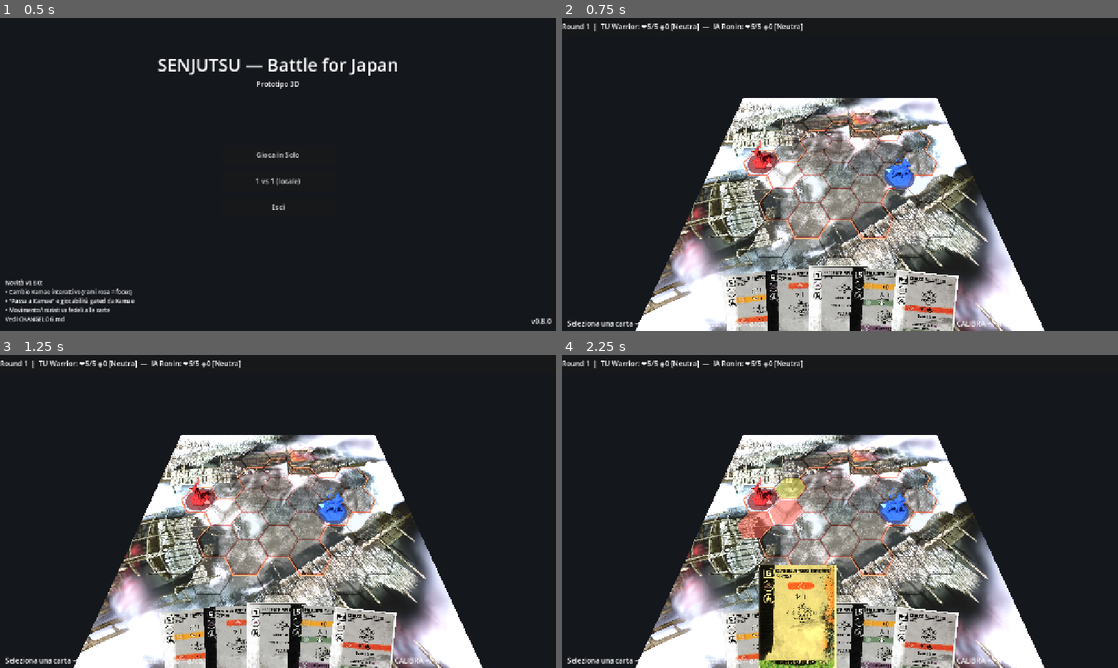
Above: before the commit, frames 1-4 (two rows, left to right).
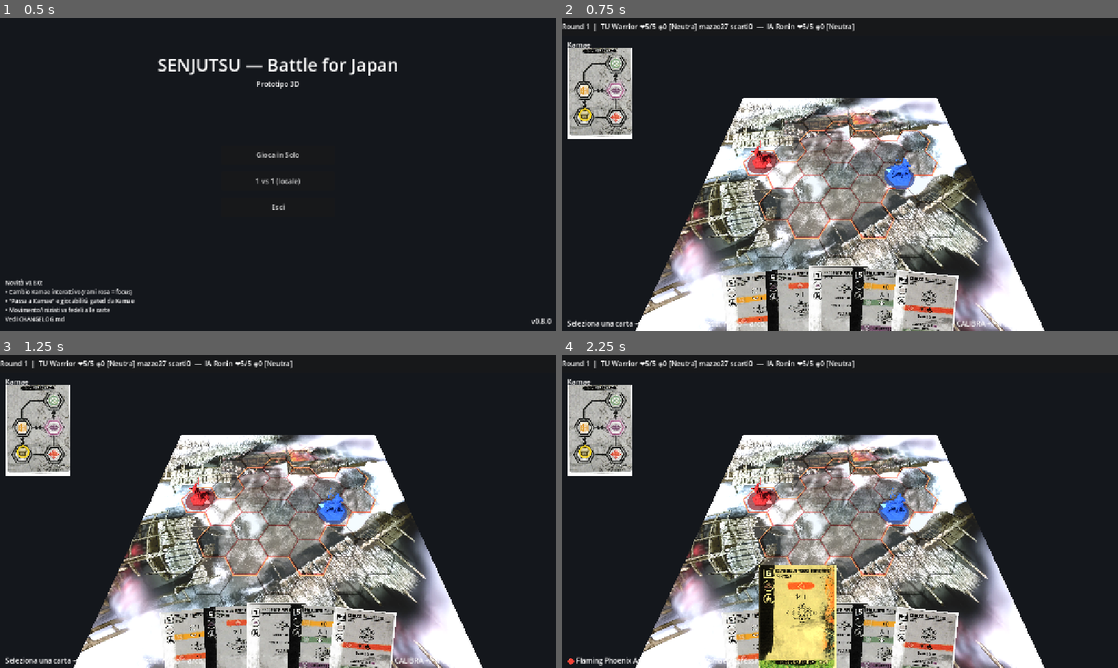
Above: after the commit, the same moments.

Repository: Tannoiser2/Sunjuntsu
Game: Godot game, scene res://scenes/Menu.tscn
Two runs of this game, one before a commit and one after it. Both use one fixed random seed, a clock stepped at 60 frames per second and the inputs below.
Inputs (mouse positions are in pixels of both pictures, inside the frame that each line leads up to):
- Up to frame 1 (0.5 s): no input
- Up to frame 2 (0.75 s): click "1 vs 1 (locale)" at 0.5 s
- Up to frame 3 (1.25 s): no input
- Up to frame 4 (2.25 s): tap Enter at 1.25 s; drag from (756, 652) to (895, 442) at 1.27 s; tap Space at 2 s; drag from (795, 649) to (812, 574) at 2.02 s

Frame 1 is identical in both runs. In frame 2, 3.6% of the frame differs, in the area x 1-53%, y 1-39%; in frame 3, 3.6%; in frame 4, 4.9%, in the area x 1-80%, y 1-100%.

Commit message:
Fix sequenza + carta Kamae con segnalino + feedback gating
- Evidenziazione a due fasi: prima il MOVIMENTO (giallo) della carta, poi i
  BERSAGLI d'attacco (rosso); SPAZIO = non muovere
- Carta Kamae del personaggio mostrata nell'HUD con segnalino (anello) sulla
  posizione attuale (alberi #052/#022 con posizioni nodi)
- Fix desync mano: una carta non giocabile (gated dalla Kamae) non sparisce piu'
  e mostra il motivo (richiede Kamae X)
- Stato HUD: conteggi mazzo/scarti (pesca/scarto visibili)

Verificato headless: nessun errore; scarto/pesca confermati nel ciclo del turno.

Co-Authored-By: Claude Opus 4.8 <noreply@anthropic.com>
Claude-Session: https://claude.ai/code/session_01Pn2piErvac8EuvNU8t5qNM

Diff:
--- a/godot/data/cards/kamae_trees.json
+++ b/godot/data/cards/kamae_trees.json
@@ -1,8 +1,16 @@
 {
-  "note": "Alberi Kamae trascritti (best-effort) dalle carte …(72 unchanged characters)… tral + focus (loto, ramo rosa = +1 focus quando attraversato). 'start' = posizione iniziale dell'anello. Adiacenze per 'Cambia Kamae fino a X'. DA VERIFICARE sul gioco fisico.",
+  "note": "Alberi Kamae trascritti (best-effort) dalle carte …(72 unchanged characters)… tral + focus (loto, ramo rosa = +1 focus). 'start' = posizione iniziale dell'anello. 'card' = immagine dell'albero; 'nodes' = posizione normalizzata (0-1) di ogni nodo sull'immagine, per il segnalino. DA VERIFICARE sul gioco fisico.",
   "trees": {
     "warrior": {
       "start": "neutral",
+      "card": "warrior/warrior_36.webp",
+      "nodes": {
+        "balance": [0.66, 0.20],
+        "determination": [0.27, 0.45],
+        "focus": [0.62, 0.46],
+        "neutral": [0.27, 0.73],
+        "aggression": [0.62, 0.73]
+      },
       "edges": [
         {"a": "balance", "b": "focus", "pink": true},
         {"a": "focus", "b": "aggression", "pink": true},
@@ -13,6 +21,14 @@
     },
     "ronin": {
       "start": "neutral",
+      "card": "ronin/ronin_02.webp",
+      "nodes": {
+        "focus": [0.22, 0.17],
+        "aggression": [0.22, 0.45],
+        "determination": [0.62, 0.48],
+        "neutral": [0.22, 0.76],
+        "balance": [0.62, 0.79]
+      },
       "edges": [
         {"a": "focus", "b": "aggression", "pink": true},
         {"a": "neutral", "b": "aggression", "pink": false},
--- a/godot/scenes/Arena.gd
+++ b/godot/scenes/Arena.gd
@@ -64,6 +64,10 @@
 	_hud.card_selected.connect(_on_card_selected)
 	_hud.kamae_chosen.connect(_on_kamae_chosen)
 	_duel.start()
+	# Carta Kamae del giocatore + segnalino della posizione.
+	var tree := CardDB.kamae_tree_for(state.fighters[0].character.to_lower())
+	if tree.has("card"):
+		_hud.setup_kamae_tree(tree["card"], tree.get("nodes", {}))
 	_refresh_hand()
 	_refresh_status()
 	_apply_pawn_facing(0); _apply_pawn_facing(1)
@@ -74,13 +78,20 @@
 	var id := int(card_data.get("id", -1))
 	if id == -1:
 		return
+	var f := state.fighters[0]
+	if not Duel.playable(f, id):
+		var req: String = CardDB.geometry(id).get("kamae_req", "")
+		_hud.set_hint("⛔ Non giocabile: richiede Kamae %s (sei in %s)" % [
+			Domain.STANCE_NAMES.get(Domain.STANCE_FROM_SLUG.get(req, -1), req),
+			Domain.STANCE_NAMES[f.stance]])
+		return   # la carta resta in mano
 	_selected_card = {}
 	_move_used = false
 	_kamae_used = false
 	_clear_overlays()
 	_hud.hide_kamae()
-	if _duel.plan_card(0, id):
-		_refresh_hand()
+	_duel.plan_card(0, id)
+	_refresh_hand()
 
 
 func _on_fighter_updated(_i: int) -> void:
@@ -121,10 +132,11 @@
 func _refresh_status() -> void:
 	var p := state.fighters[0]
 	var e := state.fighters[1]
-	_hud.set_info("Round %d  |  TU %s: ❤%d/%d ◈%d [%s]  —  IA %s: ❤%d/%d ◈%d [%s]" % [
+	_hud.set_info("Round %d  |  TU %s ❤%d/%d ◈%d [%s] mazzo%d scarti%d  —  IA %s ❤%d/%d ◈%d [%s]" % [
 		state.round_num,
-		p.character, p.remaining_wounds(), p.wound_limit, p.focus, Domain.STANCE_NAMES[p.stance],
+		p.character, p.remaining_wounds(), p.wound_limit, p.focus, Domain.STANCE_NAMES[p.stance], p.draw_pile.size(), p.discard.size(),
 		e.character, e.remaining_wounds(), e.wound_limit, e.focus, Domain.STANCE_NAMES[e.stance]])
+	_hud.set_kamae_marker(Domain.STANCE_SLUG[p.stance])
 
 
 func _sync_pawns() -> void:
@@ -295,18 +307,28 @@
 	_attack_preview.clear()
 
 
-## Evidenzia il movimento consentito dalla carta (passi+rotazioni, motore Move)
-## in giallo e l'arco d'attacco in rosso. Senza carta selezionata non ci si muove.
+## Evidenziazione a DUE FASI come sulla carta:
+##  1) prima il MOVIMENTO consentito (giallo) — passi/rotazioni della carta;
+##  2) dopo aver mosso (o se la carta non muove), i BERSAGLI d'attacco (rosso).
 func _refresh_overlays() -> void:
 	_clear_overlays()
 	if _selected_card.is_empty():
 		return
 	var f := state.fighters[0]
-	var g := CardDB.geometry(int(_selected_card.get("id", -1)))
+	var id := int(_selected_card.get("id", -1))
+	var g := CardDB.geometry(id)
+	# Carta non giocabile nella Kamae attuale: nessun overlay.
+	if not Duel.playable(f, id):
+		var req: String = g.get("kamae_req", "")
+		_hud.set_hint("⛔ %s: giocabile solo in Kamae %s (sei in %s)" % [
+			_selected_card.get("name", "?"),
+			Domain.STANCE_NAMES.get(Domain.STANCE_FROM_SLUG.get(req, -1), req),
+			Domain.STANCE_NAMES[f.stance]])
+		return
+	# Celle di movimento (solo se non già mosso).
+	var move_cells: Array = []
 	if not _move_used:
-		# Stati legali (cella+facing) dalla specifica di movimento della carta.
 		_move_states = {}
-		var move_cells: Array = []
 		if g.has("move"):
 			_move_states = Move.reachable_by_cell(f.cell, f.facing, g["move"], state.is_blocked, Domain.STANCE_SLUG[f.stance])
 			for cell in _move_states.keys():
@@ -314,15 +336,22 @@
 					move_cells.append(cell)
 		elif int(g.get("steps", 0)) > 0:
 			move_cells = HexGrid.reachable(f.cell, int(g.get("steps", 0)), state.is_blocked)
+	if not move_cells.is_empty():
+		# FASE 1 — movimento (giallo). SPAZIO per non muovere.
 		for cell in move_cells:
 			_highlighted.append(cell)
 			if _tiles.has(cell):
 				(_tiles[cell] as MeshInstance3D).material_override = _tile_mat(cell, "move")
-	if _selected_card.get("type", "") == "attack":
+		_hud.set_hint("Muovi come da carta (giallo) · Q/E ruota · SPAZIO = non muovere · poi appaiono i bersagli")
+	elif _selected_card.get("type", "") == "attack":
+		# FASE 2 — bersagli attaccabili (rosso).
 		for cell in Duel.attack_cells(f.cell, f.facing, g, 1):
-			if _tiles.has(cell) and not _highlighted.has(cell):
+			if _tiles.has(cell):
 				_attack_preview.append(cell)
 				(_tiles[cell] as MeshInstance3D).material_override = _tile_mat(cell, "attack")
+		_hud.set_hint("Bersagli attaccabili (rosso) · Q/E ruota · 2° click sulla carta per giocarla")
+	else:
+		_hud.set_hint("2° click sulla carta per giocarla · Q/E ruota")
 
 
 # ─── Orientamento (facing) ───────────────────────────────────────────────────
@@ -486,6 +515,11 @@
 		match event.keycode:
 			KEY_Q: _rotate_player(-1); return
 			KEY_E: _rotate_player(1); return
+			KEY_SPACE:   # non muovere: passa alla fase bersagli
+				if not _selected_card.is_empty() and not _move_used:
+					_move_used = true
+					_refresh_overlays()
+				return
 			# ── Calibrazione griglia↔mappa ──
 			KEY_KP_ADD: _set_hex_size(hex_size + 0.05); return
 			KEY_KP_SUBTRACT: _set_hex_size(hex_size - 0.05); return
--- a/godot/scenes/HUD.gd
+++ b/godot/scenes/HUD.gd
@@ -20,6 +20,12 @@
 var _kamae_btns: Dictionary = {}
 
 
+var _tree_panel: Control
+var _tree_rect: TextureRect
+var _tree_marker: Panel
+var _tree_nodes: Dictionary = {}
+
+
 func _ready() -> void:
 	hand.card_played.connect(func(d):
 		var label: String = d.get("name", d.get("file", "?"))
@@ -29,6 +35,65 @@
 		card_played.emit(d))
 	hand.card_selected.connect(func(d): card_selected.emit(d))
 	_build_kamae_chooser()
+	_build_kamae_tree()
+
+
+func _build_kamae_tree() -> void:
+	_tree_panel = Control.new()
+	_tree_panel.set_anchors_preset(Control.PRESET_TOP_LEFT)
+	_tree_panel.position = Vector2(12, 70)
+	_tree_panel.custom_minimum_size = Vector2(150, 209)
+	_tree_panel.size = Vector2(150, 209)
+	_tree_panel.mouse_filter = Control.MOUSE_FILTER_IGNORE
+	add_child(_tree_panel)
+	var lbl := Label.new()
+	lbl.text = "Kamae"
+	lbl.position = Vector2(0, -20)
+	_tree_panel.add_child(lbl)
+	_tree_rect = TextureRect.new()
+	_tree_rect.set_anchors_preset(Control.PRESET_FULL_RECT)
+	_tree_rect.expand_mode = TextureRect.EXPAND_IGNORE_SIZE
+	_tree_rect.stretch_mode = TextureRect.STRETCH_KEEP_ASPECT
+	_tree_rect.mouse_filter = Control.MOUSE_FILTER_IGNORE
+	_tree_panel.add_child(_tree_rect)
+	_tree_marker = Panel.new()
+	_tree_marker.size = Vector2(30, 30)
+	_tree_marker.mouse_filter = Control.MOUSE_FILTER_IGNORE
+	var sb := StyleBoxFlat.new()
+	sb.bg_color = Color(1, 0.85, 0.2, 0.25)
+	sb.set_border_width_all(4)
+	sb.border_color = Color(1, 0.85, 0.1)
+	sb.set_corner_radius_all(15)
+	_tree_marker.add_theme_stylebox_override("panel", sb)
+	_tree_panel.add_child(_tree_marker)
+	_tree_panel.visible = false
+
+
+## Imposta l'albero Kamae del personaggio (immagine + posizioni nodi normalizzate).
+func setup_kamae_tree(image_path: String, nodes: Dictionary) -> void:
+	_tree_nodes = nodes
+	var tex := _load_tex("res://assets/cards/" + image_path)
+	if tex != null:
+		_tree_rect.texture = tex
+		_tree_panel.visible = true
+
+
+## Sposta il segnalino sulla posizione Kamae corrente.
+func set_kamae_marker(slug: String) -> void:
+	if not _tree_nodes.has(slug):
+		return
+	var n: Array = _tree_nodes[slug]
+	var pos := Vector2(float(n[0]) * _tree_panel.size.x, float(n[1]) * _tree_panel.size.y)
+	_tree_marker.position = pos - _tree_marker.size * 0.5
+
+
+static func _load_tex(path: String) -> Texture2D:
+	if ResourceLoader.exists(path):
+		return load(path)
+	var img := Image.new()
+	if img.load(path) == OK:
+		return ImageTexture.create_from_image(img)
+	return null
 
 
 func _build_kamae_chooser() -> void:
--- a/godot/scenes/Hand.gd
+++ b/godot/scenes/Hand.gd
@@ -49,12 +49,10 @@
 
 func _on_card_clicked(cv) -> void:
 	if _selected == cv:
-		# Secondo click = conferma giocata.
+		# Secondo click = conferma giocata. NON rimuovo qui: ci pensa l'arena
+		# (ricostruisce la mano) solo se la carta è davvero giocabile.
+		_selected = null
 		card_played.emit(cv.card_data)
-		cv.queue_free()
-		_cards.erase(cv)
-		_selected = null
-		_layout()
 		return
 	if _selected:
 		_selected.set_selected(false)
